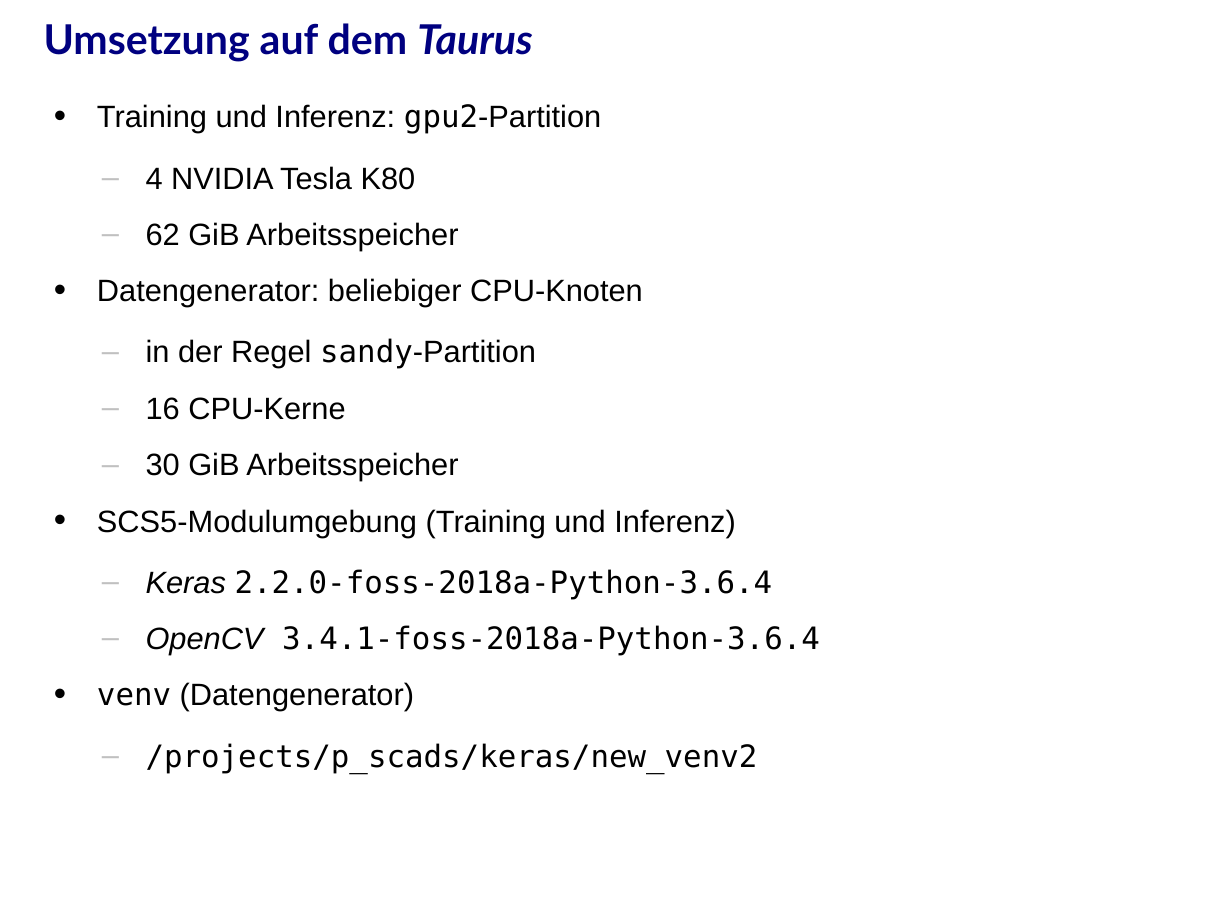
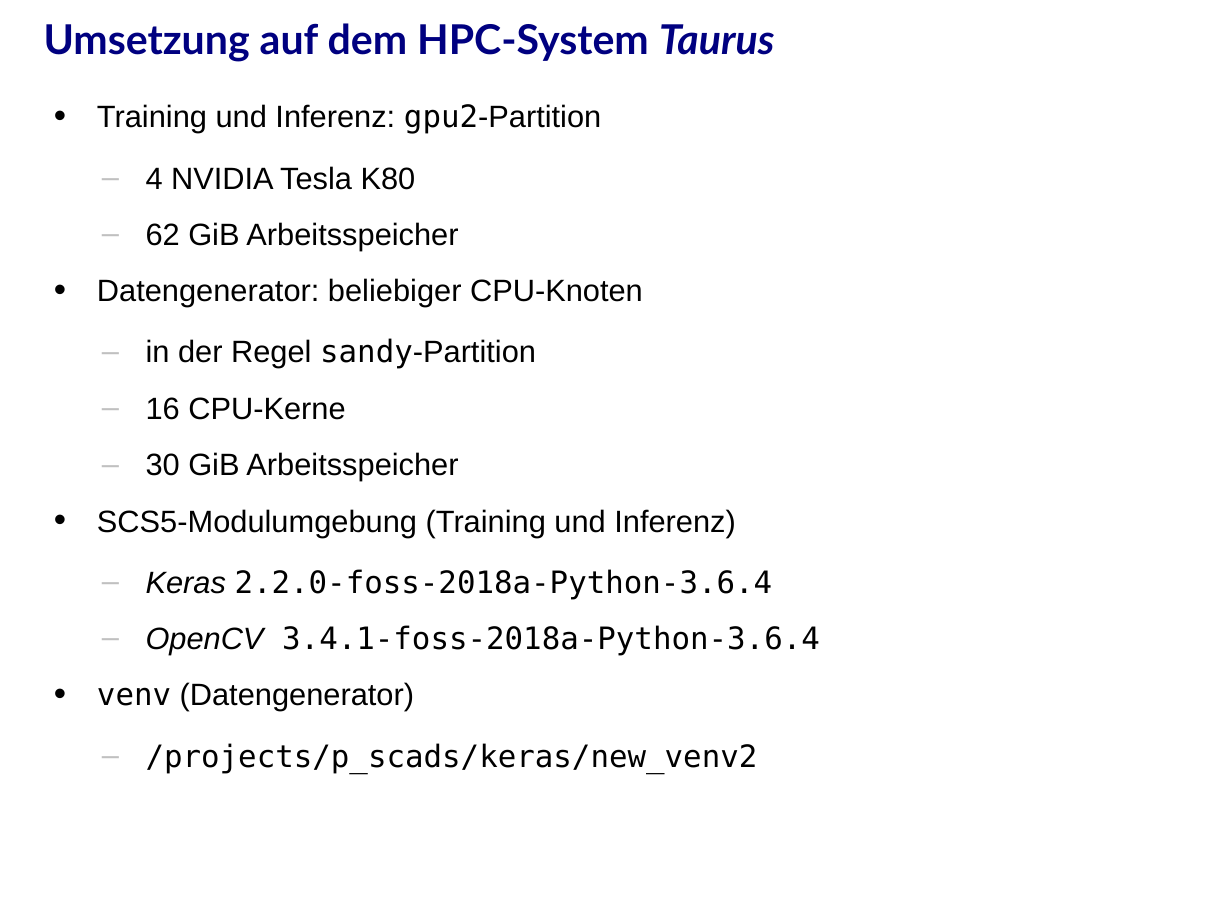
Before and after one commit to j-stephan/d960, a slide deck: slide 13 of presentation/presentation.odp (slide 12 before the commit). Drawn at 1232x924 pixels with LibreOffice and Linux fonts; fonts in the diff are those of the drawing; background and template pictures are left out. Boxes give left, top, right and bottom in pixels: in the first picture for what was removed or moved away, otherwise in the second. Text is boxed around its words. In the diff, an @@ line names an element or a change of style, - is before the commit and + after.

```diff
--- a/presentation/presentation.odp
+++ b/presentation/presentation.odp
@@ title at (x1=44, y1=23, x2=774, y2=62): text changed @@
-Umsetzung auf dem Taurus
+Umsetzung auf dem HPC-System Taurus
```
Also in this commit, not shown: 14 other slides changed, 7 slides added, 4 slides removed, 1 other file.
